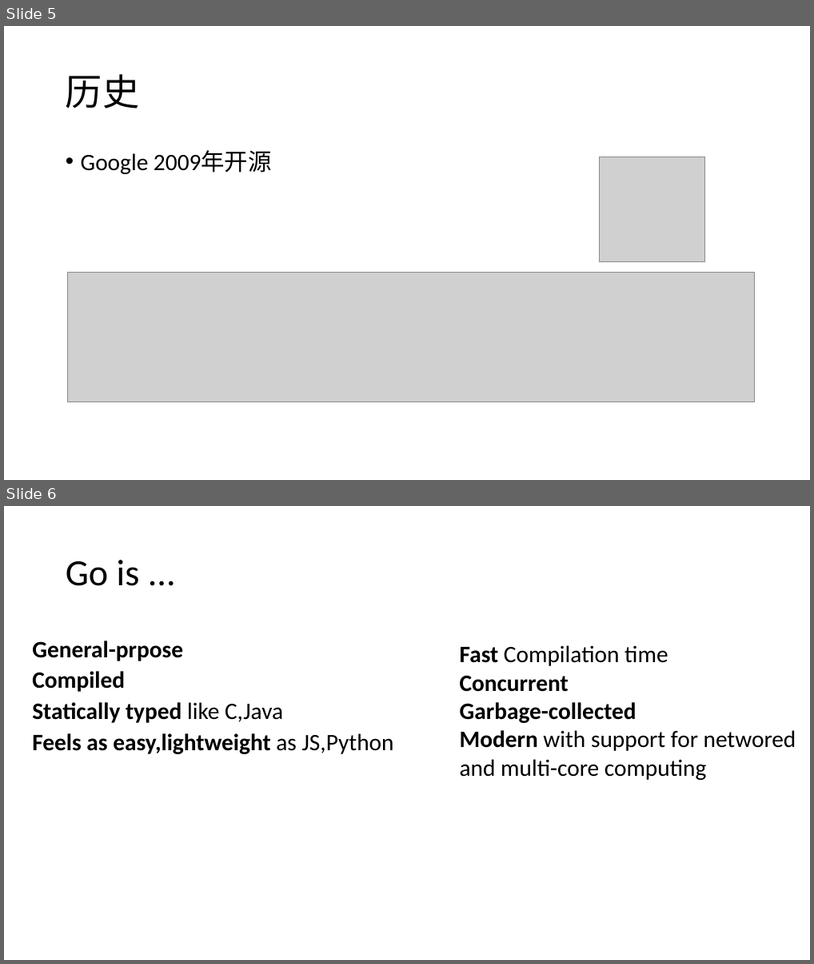
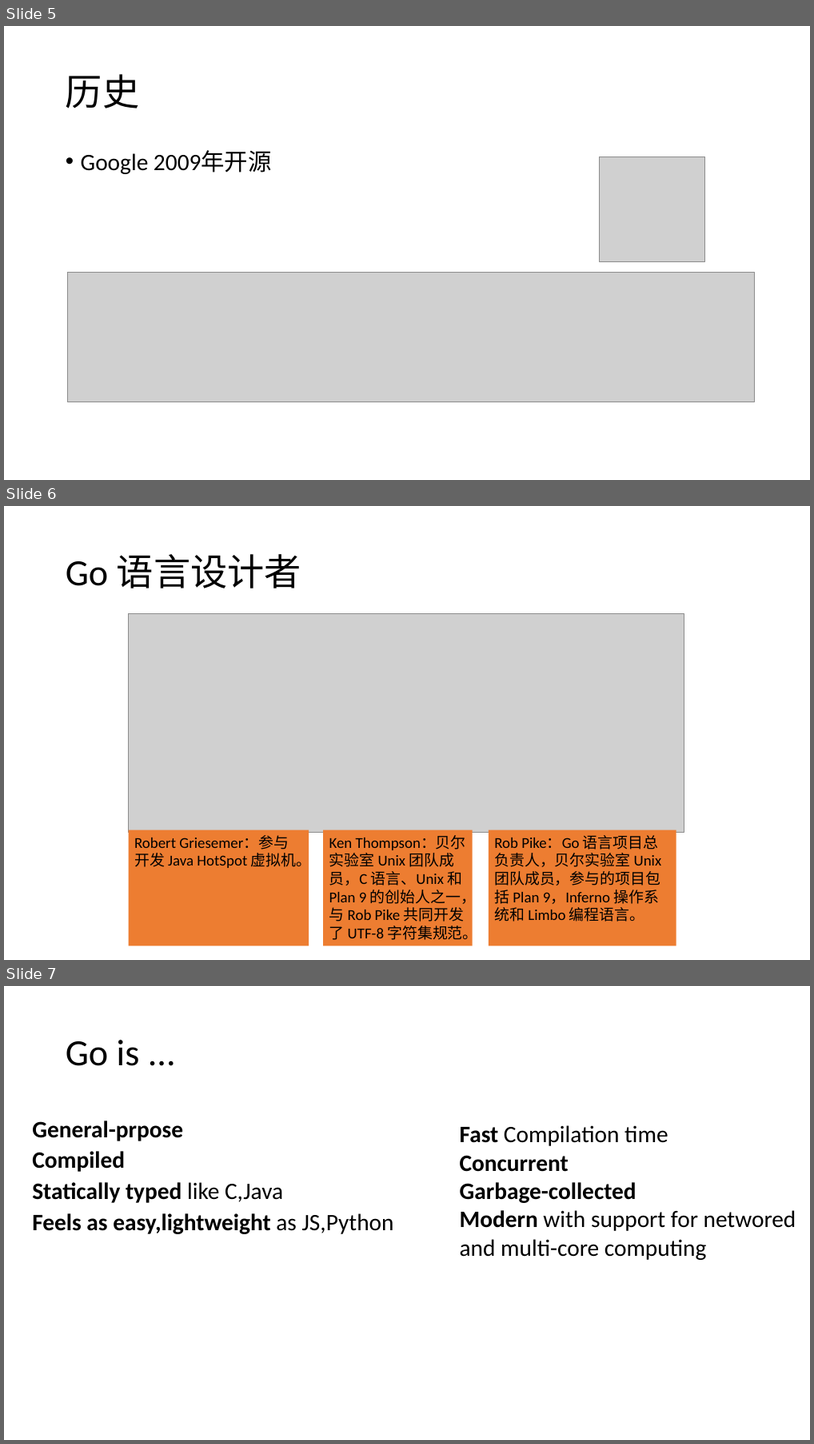
Before and after one commit to hongzhenglin/golearning, a slide deck: go学习笔记.pptx. Shown one above the other, each under a label of ours: slides 5 and 6 before the commit, slides 5, 6 and 7 after it. The pictures are 814x964 and 814x1444 pixels, drawn with LibreOffice and Linux fonts; fonts in the diff are those of the drawing; grey boxes stand for pictures. Boxes give left, top, right and bottom in pixels: in the first picture for what was removed or moved away, otherwise in the second. Text is boxed around its words. In the diff, an @@ line names an element or a change of style, - is before the commit and + after.

```diff
--- a/go学习笔记.pptx
+++ b/go学习笔记.pptx
@@ slide 6 added at bbox=[4, 506, 810, 960], background #FFFFFF @@
@@ title added at bbox=[66, 554, 302, 588], 44 pt, text #000000 @@
+Go 语言设计者
@@ picture added at bbox=[129, 614, 685, 832] @@
@@ rectangle added at bbox=[129, 830, 309, 946], fill #ED7D31, 18 pt, text #000000 @@
+Robert Griesemer：参与开发 Java HotSpot 虚拟机。
@@ rectangle added at bbox=[323, 830, 473, 946], fill #ED7D31, 18 pt, text #000000 @@
+Ken Thompson：贝尔实验室 Unix 团队成员，C 语言、Unix 和 Plan 9 的创始人之一，与 Rob Pike 共同开发了 UTF-8 字符集规范。
@@ rectangle added at bbox=[489, 830, 678, 946], fill #ED7D31, 18 pt, text #000000 @@
+Rob Pike：Go 语言项目总负责人，贝尔实验室 Unix 团队成员，参与的项目包括 Plan 9，Inferno 操作系统和 Limbo 编程语言。
@@ what was slide 6 is now slide 7 @@
```
Also in this commit, not shown: 9 slides changed, 17 other slides added, 2 slides removed.
